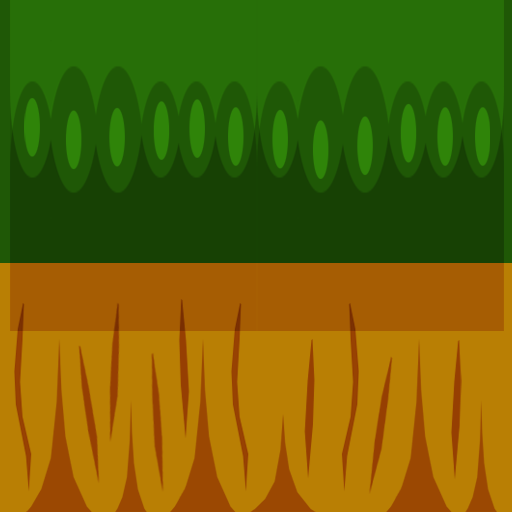
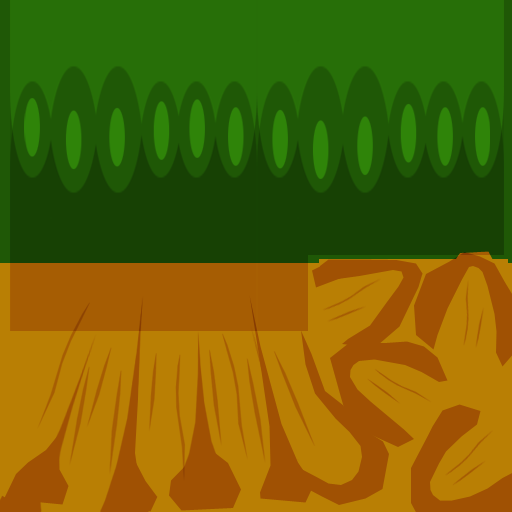
Layered file, before and after one edit (512x512). Changes by layer:
removed layer "Layer 3" (was overlay, 50%) over [left=78, top=299, right=462, bottom=495]
"Layer 2": opacity 100% → 52%, painted on it over [left=14, top=277, right=494, bottom=492]
painted on "Shadow" over [left=308, top=255, right=504, bottom=331]
"Layer 1": opacity 43% → 36%, painted on it over [left=0, top=252, right=512, bottom=512]
painted on "Background" over [left=319, top=251, right=508, bottom=263]
